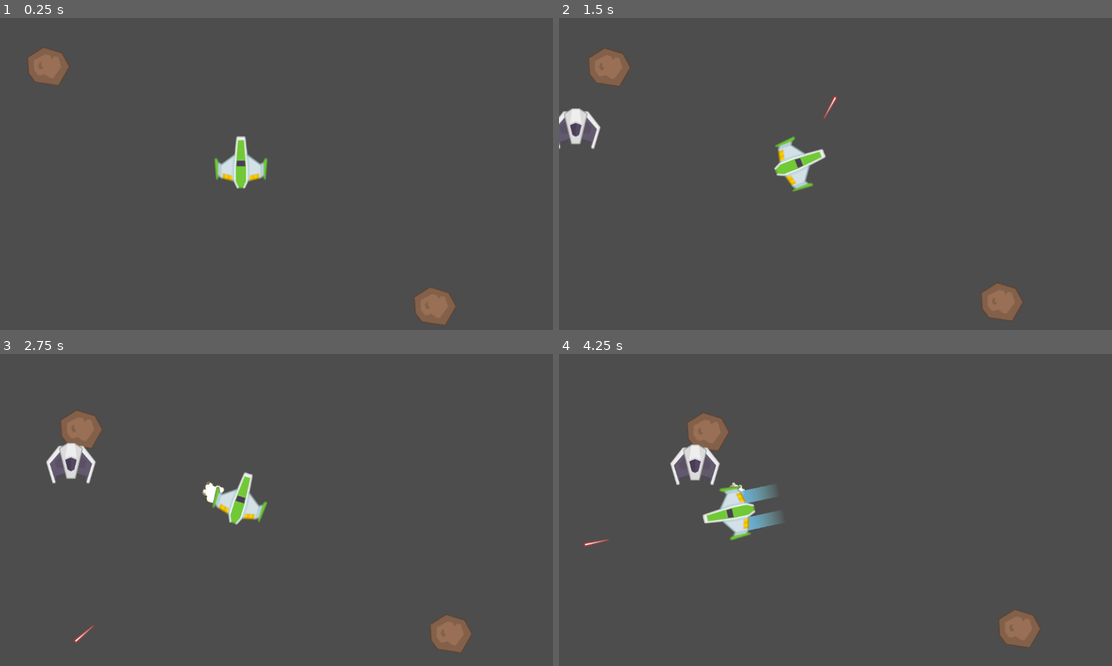
Above: before the commit, frames 1-4 (two rows, left to right).
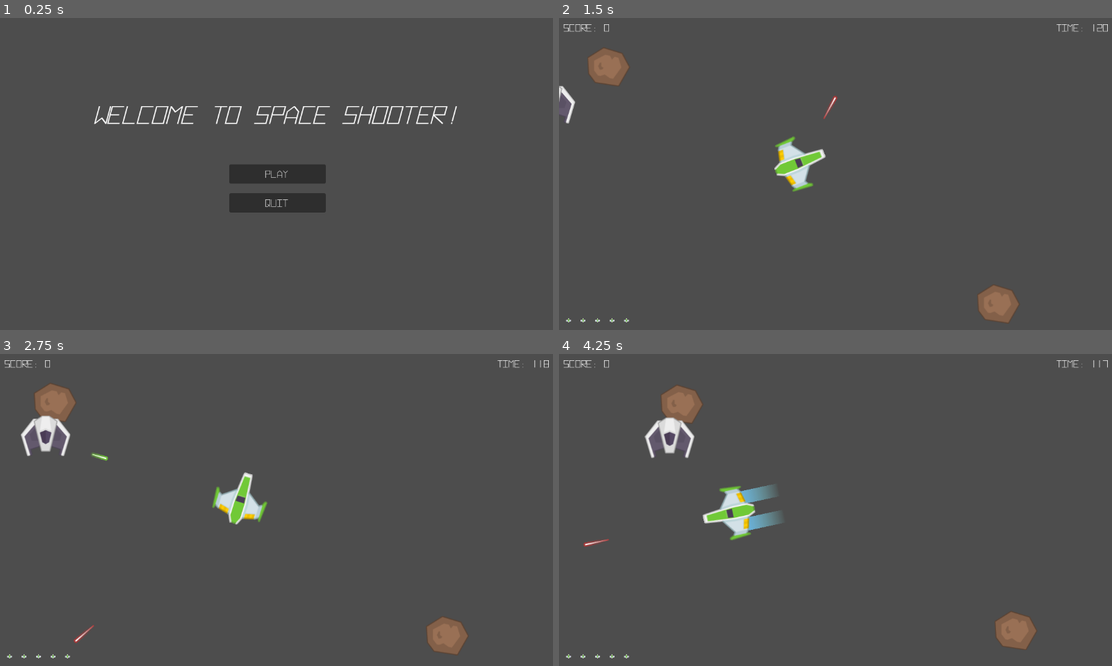
Above: after the commit, the same moments.

Repository: awittig03/space-shooter
Game: Godot game, scene res://UI/main_menu.tscn
Two runs of this game, one before a commit and one after it. Both use one fixed random seed, a clock stepped at 60 frames per second and the inputs below. Before the commit the project starts from res://game.tscn.
Inputs (mouse positions are in pixels of both pictures, inside the frame that each line leads up to):
- Up to frame 1 (0.25 s): no input
- Up to frame 2 (1.5 s): click (835, 174) at 0.5 s, where only the run after the commit has a clickable "Play"; hold D (Right) from 1.28 s (still down); tap Space (Shoot) at 1.35 s
- Up to frame 3 (2.75 s): release D (Right) at 2.03 s; hold A (Left) from 2.03 s (still down); tap Space (Shoot) at 2.1 s
- Up to frame 4 (4.25 s): release A (Left) at 2.78 s; hold D (Right) 2.78-3.53 s; tap Space (Shoot) at 2.85, 3.6 s; hold W (Forward) from 3.53 s (still down)

The runs differ from the first frame. In frame 1, 4.8% of the frame differs, in the area x 4-83%, y 9-99%; in frame 2, 1.1%; in frame 3, 3.0%; in frame 4, 2.9%.

Commit message:
Completed vidoe

Diff:
--- a/Assets/asteroid/Asteroid.gd
+++ b/Assets/asteroid/Asteroid.gd
@@ -11,10 +11,11 @@
 
 func _physics_process(_delta):
 	move_and_slide()
-	position.x = wrapf(position.x, 0, 1152)
-	position.y = wrapf(position.y, 0, 648)
+	position.x = wrapf(position.x, 0, Global.VP.x)
+	position.y = wrapf(position.y, 0, Global.VP.y)
 
 func damage(d):
 	health -= d
 	if health <= 0:
+		Global.update_score(200)
 		queue_free()
--- a/Enemy/Enemy.gd
+++ b/Enemy/Enemy.gd
@@ -16,7 +16,7 @@
 func _physics_process(delta):
 	position += direction
 	position.y = initial_position.y + sin(position.x/20)*wobble
-	if position.x > 1200:
+	if position.x > Global.VP.x + 100:
 		queue_free()
 
 
@@ -33,6 +33,7 @@
 func damage(d):
 	health -= d
 	if health <= 0:
+		Global.update_score(500)
 		queue_free()
 
 
--- /dev/null
+++ b/UI/HUD.gd
@@ -0,0 +1,35 @@
+extends Control
+
+var Indicator = load("res://UI/indicator.tscn")
+var lives_pos = Vector2(20, Global.VP.y - 20)
+var lives_index = 30
+
+func _ready():
+	update_score()
+	update_time()
+	update_lives()
+
+
+func update_score():
+	$Score.text = "Score: " + str(Global.score)
+
+func update_time():
+	$Time.text = "Time: " + str(Global.time)
+
+func update_lives():
+	lives_pos = Vector2(20, Global.VP.y - 20)
+	for child in $Indicator_Container.get_children():
+		child.queue_free()
+	for i in range(Global.lives):
+		var indicator = Indicator.instantiate()
+		indicator.position = lives_pos + Vector2(lives_index*i, 0)
+		$Indicator_Container.add_child(indicator)
+
+
+
+
+func _on_timer_timeout():
+	Global.update_time(-1)
+	update_time()
+	if Global.time <= 0:
+		get_tree().change_scene_to_file("res://UI/end_game.tscn")
--- /dev/null
+++ b/UI/Menu.gd
@@ -0,0 +1,10 @@
+extends Control
+
+
+func _on_restart_pressed():
+	Global.reset()
+	get_tree().change_scene_to_file("res://Game.tscn")
+
+
+func _on_quit_pressed():
+	get_tree().quit()
--- /dev/null
+++ b/UI/end_game.gd
@@ -0,0 +1,13 @@
+extends Control
+
+func _ready():
+	$Label.text = "Thanks for playing!\nYour final score was " + str(Global.score) + "."
+
+
+func _on_play_pressed():
+	Global.reset()
+	get_tree().change_scene_to_file("res://game.tscn")
+
+
+func _on_quit_pressed():
+	get_tree().quit()
--- /dev/null
+++ b/UI/end_game.tscn
@@ -0,0 +1,66 @@
+[gd_scene load_steps=4 format=3 uid="uid://bg1w352qfyguc"]
+
+[ext_resource type="FontFile" uid="uid://djnghj6s752hf" path="res://UI/Hyperspace Bold Italic.otf" id="1_cu034"]
+[ext_resource type="Script" path="res://UI/end_game.gd" id="1_o0aic"]
+[ext_resource type="FontFile" uid="uid://cqaeec5xbmmko" path="res://UI/Hyperspace Bold.otf" id="3_qddbt"]
+
+[node name="End_Game" type="Control"]
+layout_mode = 3
+anchors_preset = 15
+anchor_right = 1.0
+anchor_bottom = 1.0
+grow_horizontal = 2
+grow_vertical = 2
+script = ExtResource("1_o0aic")
+
+[node name="Label" type="Label" parent="."]
+layout_mode = 1
+anchors_preset = 15
+anchor_right = 1.0
+anchor_bottom = 1.0
+offset_bottom = -248.0
+grow_horizontal = 2
+grow_vertical = 2
+theme_override_fonts/font = ExtResource("1_cu034")
+theme_override_font_sizes/font_size = 60
+text = "Thanks for playing!"
+horizontal_alignment = 1
+vertical_alignment = 1
+
+[node name="Play" type="Button" parent="."]
+layout_mode = 1
+anchors_preset = 8
+anchor_left = 0.5
+anchor_top = 0.5
+anchor_right = 0.5
+anchor_bottom = 0.5
+offset_left = -100.0
+offset_top = -20.0
+offset_right = 100.0
+offset_bottom = 20.0
+grow_horizontal = 2
+grow_vertical = 2
+theme_override_fonts/font = ExtResource("3_qddbt")
+theme_override_font_sizes/font_size = 20
+text = "Play again?"
+
+[node name="Quit" type="Button" parent="."]
+layout_mode = 1
+anchors_preset = 8
+anchor_left = 0.5
+anchor_top = 0.5
+anchor_right = 0.5
+anchor_bottom = 0.5
+offset_left = -100.0
+offset_top = 40.0
+offset_right = 100.0
+offset_bottom = 80.0
+grow_horizontal = 2
+grow_vertical = 2
+theme_override_fonts/font = ExtResource("3_qddbt")
+theme_override_font_sizes/font_size = 20
+text = "Quit
+"
+
+[connection signal="pressed" from="Play" to="." method="_on_play_pressed"]
+[connection signal="pressed" from="Quit" to="." method="_on_quit_pressed"]
--- /dev/null
+++ b/UI/indicator.tscn
@@ -0,0 +1,9 @@
+[gd_scene load_steps=2 format=3 uid="uid://dyvyt5d6kks5y"]
+
+[ext_resource type="Texture2D" uid="uid://cn8f0wkfdxxlp" path="res://Assets/PNG/UI/playerLife1_green.png" id="1_x5p5n"]
+
+[node name="Indicator" type="Node2D"]
+
+[node name="Sprite2D" type="Sprite2D" parent="."]
+scale = Vector2(0.3, 0.3)
+texture = ExtResource("1_x5p5n")
--- /dev/null
+++ b/UI/main_menu.gd
@@ -0,0 +1,9 @@
+extends Control
+
+
+func _on_play_pressed():
+	get_tree().change_scene_to_file("res://game.tscn")
+
+
+func _on_quit_pressed():
+	get_tree().quit()
--- /dev/null
+++ b/UI/main_menu.tscn
@@ -0,0 +1,65 @@
+[gd_scene load_steps=4 format=3 uid="uid://dfahd33k1u1ej"]
+
+[ext_resource type="FontFile" uid="uid://djnghj6s752hf" path="res://UI/Hyperspace Bold Italic.otf" id="1_r0eew"]
+[ext_resource type="Script" path="res://UI/main_menu.gd" id="1_x7a7q"]
+[ext_resource type="FontFile" uid="uid://cqaeec5xbmmko" path="res://UI/Hyperspace Bold.otf" id="2_p30xe"]
+
+[node name="Main_Menu" type="Control"]
+layout_mode = 3
+anchors_preset = 15
+anchor_right = 1.0
+anchor_bottom = 1.0
+grow_horizontal = 2
+grow_vertical = 2
+script = ExtResource("1_x7a7q")
+
+[node name="Label" type="Label" parent="."]
+layout_mode = 1
+anchors_preset = 15
+anchor_right = 1.0
+anchor_bottom = 1.0
+offset_bottom = -248.0
+grow_horizontal = 2
+grow_vertical = 2
+theme_override_fonts/font = ExtResource("1_r0eew")
+theme_override_font_sizes/font_size = 50
+text = "Welcome to Space Shooter!"
+horizontal_alignment = 1
+vertical_alignment = 1
+
+[node name="Play" type="Button" parent="."]
+layout_mode = 1
+anchors_preset = 8
+anchor_left = 0.5
+anchor_top = 0.5
+anchor_right = 0.5
+anchor_bottom = 0.5
+offset_left = -100.0
+offset_top = -20.0
+offset_right = 100.0
+offset_bottom = 20.0
+grow_horizontal = 2
+grow_vertical = 2
+theme_override_fonts/font = ExtResource("2_p30xe")
+theme_override_font_sizes/font_size = 20
+text = "Play"
+
+[node name="Quit" type="Button" parent="."]
+layout_mode = 1
+anchors_preset = 8
+anchor_left = 0.5
+anchor_top = 0.5
+anchor_right = 0.5
+anchor_bottom = 0.5
+offset_left = -100.0
+offset_top = 40.0
+offset_right = 100.0
+offset_bottom = 80.0
+grow_horizontal = 2
+grow_vertical = 2
+theme_override_fonts/font = ExtResource("2_p30xe")
+theme_override_font_sizes/font_size = 20
+text = "Quit"
+
+[connection signal="pressed" from="Play" to="." method="_on_play_pressed"]
+[connection signal="pressed" from="Quit" to="." method="_on_quit_pressed"]
--- a/game.tscn
+++ b/game.tscn
@@ -1,9 +1,12 @@
-[gd_scene load_steps=5 format=3 uid="uid://bymestjd04any"]
+[gd_scene load_steps=8 format=3 uid="uid://bymestjd04any"]
 
 [ext_resource type="PackedScene" uid="uid://ba2mfij4jkis1" path="res://player/player.tscn" id="1_yupnn"]
 [ext_resource type="Script" path="res://player/Player_Container.gd" id="2_fq66f"]
 [ext_resource type="PackedScene" uid="uid://b6701dp0ce58o" path="res://asteroid.tscn" id="2_pyl5d"]
 [ext_resource type="PackedScene" uid="uid://c40ok3axcynqp" path="res://Enemy/enemy.tscn" id="3_37ipq"]
+[ext_resource type="Script" path="res://UI/HUD.gd" id="5_hbgfb"]
+[ext_resource type="FontFile" uid="uid://cqaeec5xbmmko" path="res://UI/Hyperspace Bold.otf" id="5_vub5q"]
+[ext_resource type="Script" path="res://UI/Menu.gd" id="7_p3y7u"]
 
 [node name="Game" type="Node2D"]
 
@@ -27,3 +30,122 @@
 
 [node name="Enemy" parent="Enemy_Container" instance=ExtResource("3_37ipq")]
 position = Vector2(750, 100)
+
+[node name="UI" type="CanvasLayer" parent="."]
+
+[node name="HUD" type="Control" parent="UI"]
+layout_mode = 3
+anchors_preset = 15
+anchor_right = 1.0
+anchor_bottom = 1.0
+grow_horizontal = 2
+grow_vertical = 2
+script = ExtResource("5_hbgfb")
+
+[node name="Score" type="Label" parent="UI/HUD"]
+layout_mode = 1
+offset_left = 10.0
+offset_right = 210.0
+offset_bottom = 40.0
+theme_override_fonts/font = ExtResource("5_vub5q")
+theme_override_font_sizes/font_size = 20
+text = "Score:"
+vertical_alignment = 1
+
+[node name="Time" type="Label" parent="UI/HUD"]
+layout_mode = 1
+anchors_preset = 1
+anchor_left = 1.0
+anchor_right = 1.0
+offset_left = -210.0
+offset_right = -10.0
+offset_bottom = 40.0
+grow_horizontal = 0
+theme_override_fonts/font = ExtResource("5_vub5q")
+theme_override_font_sizes/font_size = 20
+text = "Time:"
+horizontal_alignment = 2
+vertical_alignment = 1
+
+[node name="Indicator_Container" type="Control" parent="UI/HUD"]
+layout_mode = 1
+anchors_preset = 15
+anchor_right = 1.0
+anchor_bottom = 1.0
+grow_horizontal = 2
+grow_vertical = 2
+
+[node name="Timer" type="Timer" parent="UI/HUD"]
+autostart = true
+
+[node name="Menu" type="Control" parent="UI"]
+process_mode = 3
+visible = false
+layout_mode = 3
+anchors_preset = 15
+anchor_right = 1.0
+anchor_bottom = 1.0
+grow_horizontal = 2
+grow_vertical = 2
+script = ExtResource("7_p3y7u")
+
+[node name="ColorRect" type="ColorRect" parent="UI/Menu"]
+layout_mode = 1
+anchors_preset = 15
+anchor_right = 1.0
+anchor_bottom = 1.0
+grow_horizontal = 2
+grow_vertical = 2
+color = Color(0, 0, 0, 0.501961)
+
+[node name="Label" type="Label" parent="UI/Menu"]
+layout_mode = 1
+anchors_preset = 15
+anchor_right = 1.0
+anchor_bottom = 1.0
+offset_bottom = -248.0
+grow_horizontal = 2
+grow_vertical = 2
+theme_override_fonts/font = ExtResource("5_vub5q")
+theme_override_font_sizes/font_size = 60
+text = "Pause Menu"
+horizontal_alignment = 1
+vertical_alignment = 1
+
+[node name="Restart" type="Button" parent="UI/Menu"]
+layout_mode = 1
+anchors_preset = 8
+anchor_left = 0.5
+anchor_top = 0.5
+anchor_right = 0.5
+anchor_bottom = 0.5
+offset_left = -100.0
+offset_top = -20.0
+offset_right = 100.0
+offset_bottom = 20.0
+grow_horizontal = 2
+grow_vertical = 2
+theme_override_fonts/font = ExtResource("5_vub5q")
+theme_override_font_sizes/font_size = 20
+text = "Restart Game"
+
+[node name="Quit" type="Button" parent="UI/Menu"]
+layout_mode = 1
+anchors_preset = 8
+anchor_left = 0.5
+anchor_top = 0.5
+anchor_right = 0.5
+anchor_bottom = 0.5
+offset_left = -100.0
+offset_top = 40.0
+offset_right = 100.0
+offset_bottom = 80.0
+grow_horizontal = 2
+grow_vertical = 2
+theme_override_fonts/font = ExtResource("5_vub5q")
+theme_override_font_sizes/font_size = 20
+text = "Quit"
+
+[connection signal="timeout" from="UI/HUD/Timer" to="UI/HUD" method="_on_timer_timeout"]
+[connection signal="pressed" from="UI/Menu/Restart" to="UI/Menu" method="_on_restart_pressed"]
+[connection signal="pressed" from="UI/Menu/Quit" to="UI/Menu" method="_on_quit_pressed"]
--- a/global.gd
+++ b/global.gd
@@ -1,9 +1,63 @@
 extends Node
 
+var VP = Vector2.ZERO
+var score = 0
+var lives = 0
+var time = 0
+
 func _ready():
+	process_mode = Node.PROCESS_MODE_ALWAYS
 	randomize()
+	VP = get_viewport().size
+	var _signal = get_tree().get_root().size_changed.connect(_resize)
+	reset()
 
 
 func _process(_delta):
-	if Input.is_action_pressed("quit"):
-		get_tree().quit()
+	if Input.is_action_just_pressed("quit"):
+		var menu = get_node_or_null("/root/Game/UI/Menu")
+		if menu == null:
+			get_tree().quit()
+		else:
+			if menu.visible:
+				get_tree().paused = false
+				menu.hide()
+			else:
+				get_tree().paused = true
+				menu.show()
+	var Asteroid_Container = get_node_or_null("/root/Game/Asteroid_Container")
+	var Enemy_Container = get_node_or_null("/root/Game/Enemy_Container")
+	if Asteroid_Container != null and Enemy_Container != null:
+		if Asteroid_Container.get_child_count() == 0 and Enemy_Container.get_child_count() == 0:
+			get_tree().change_scene_to_file("res://UI/end_game.tscn")
+
+
+func update_lives(l):
+	lives += l
+	var hud = get_node_or_null("/root/Game/UI/HUD")
+	if hud != null:
+		hud.update_lives()
+	if lives < 0:
+		get_tree().change_scene_to_file("res://UI/end_game.tscn")
+
+
+func update_score(s):
+	score += s
+	var hud = get_node_or_null("/root/Game/UI/HUD")
+	if hud != null:
+		hud.update_score()
+
+func update_time(t):
+	time += t
+
+func _resize():
+	VP = get_viewport().size
+	var hud = get_node_or_null("/root/Game/UI/HUD")
+	if hud != null:
+		hud.update_lives()
+
+func reset():
+	get_tree().paused = false
+	score = 0
+	time = 120
+	lives = 5
--- a/player/Player.gd
+++ b/player/Player.gd
@@ -34,8 +34,8 @@
 	velocity += get_input()*speed
 	velocity = velocity.normalized() * clamp(velocity.length(), 0, max_speed)
 
-	position.x = wrapf(position.x, 0, 1152)
-	position.y = wrapf(position.y, 0, 648)
+	position.x = wrapf(position.x, 0, Global.VP.x)
+	position.y = wrapf(position.y, 0, Global.VP.y)
 	velocity = velocity.normalized() * clamp(velocity.length(), 0, max_speed)
 
 	move_and_slide()
@@ -58,6 +58,7 @@
 			explosion.global_position = global_position
 			hide()
 			await explosion.animation_finished
+		Global.update_lives(-1)
 		queue_free()
 
 func _on_area_2d_body_entered(body):
--- a/project.godot
+++ b/project.godot
@@ -11,7 +11,7 @@
 [application]
 
 config/name="Space-shooter"
-run/main_scene="res://game.tscn"
+run/main_scene="res://UI/main_menu.tscn"
 config/features=PackedStringArray("4.1", "Forward Plus")
 config/icon="res://icon.svg"
 
Binary file added: UI/Hyperspace Bold Italic.otf
Not shown, added: UI/Hyperspace Bold Italic.otf.import
Binary file added: UI/Hyperspace Bold.otf
Not shown, added: UI/Hyperspace Bold.otf.import
Binary file added: UI/Hyperspace Italic.otf
Not shown, added: UI/Hyperspace Italic.otf.import
Binary file added: UI/Hyperspace.otf
Not shown, added: UI/Hyperspace.otf.import
